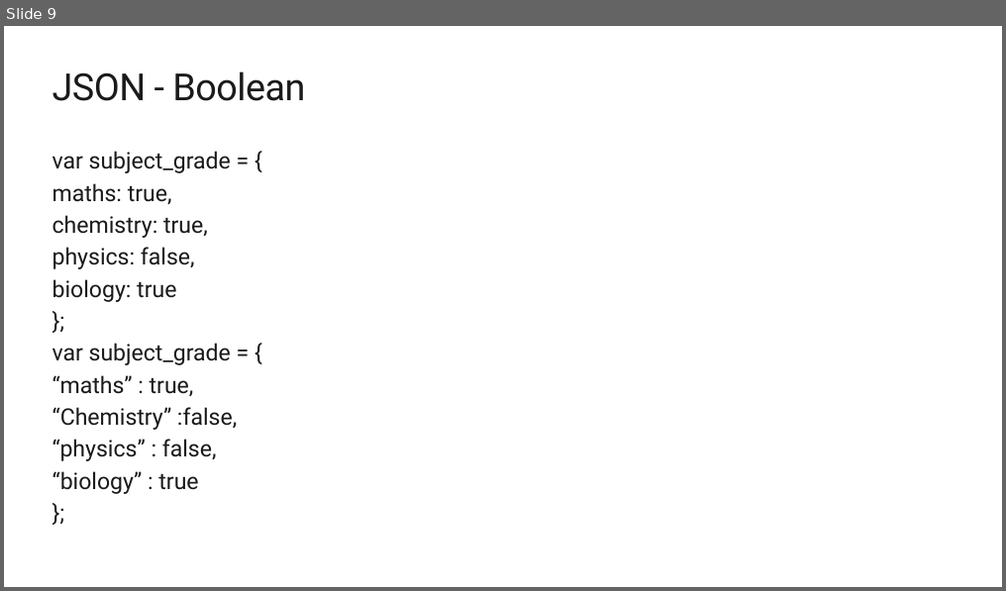
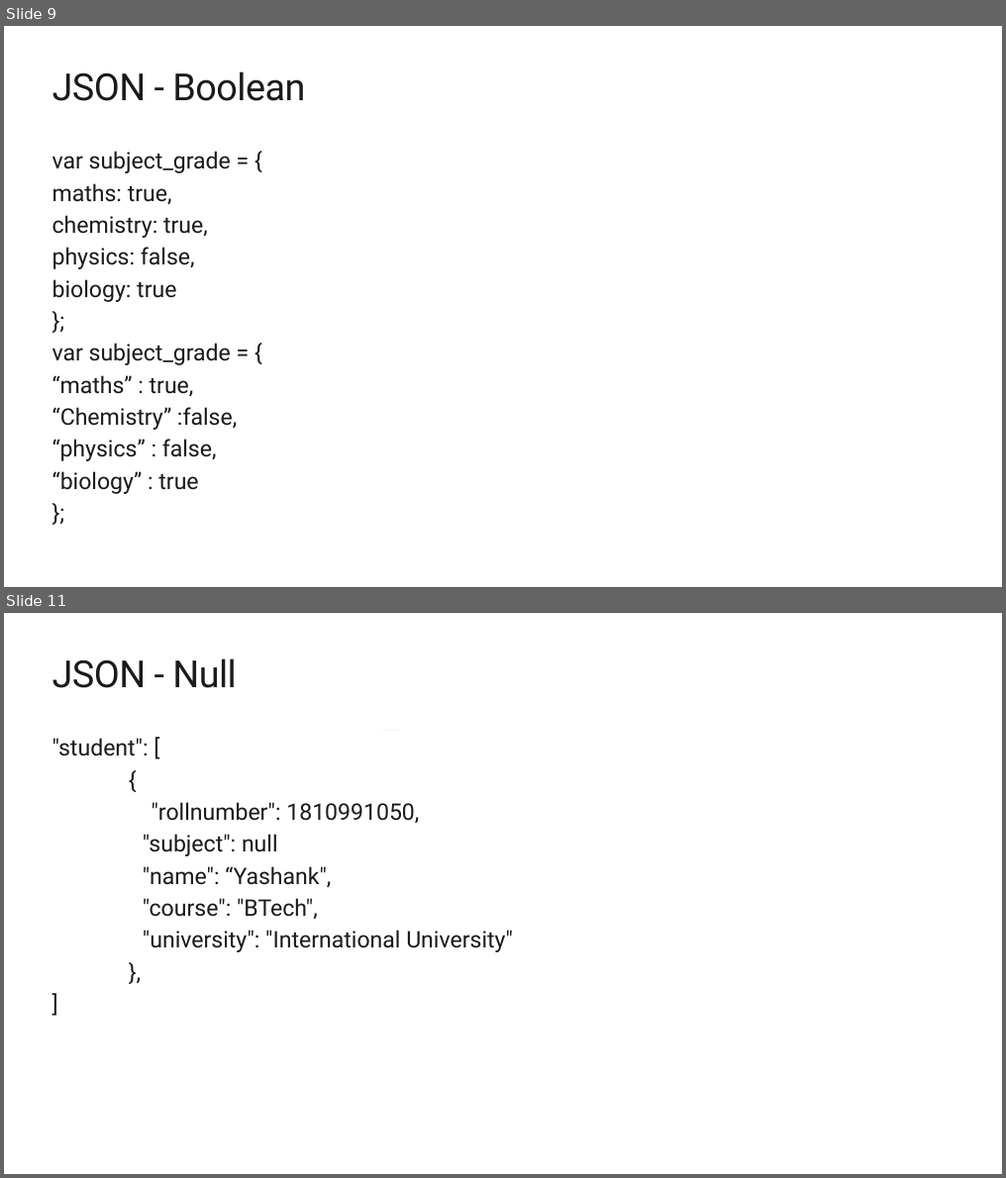
Before and after one commit to Yashank18/MSP-Workshops-Data, a slide deck: JSON_API.pptx. Shown one above the other, each under a label of ours: slide 9 before the commit, slides 9 and 11 after it; the slides between them are not shown. The pictures are 1006x591 and 1006x1178 pixels, drawn with LibreOffice and Linux fonts; fonts in the diff are those of the drawing; background and template pictures are left out. Boxes give left, top, right and bottom in pixels: in the first picture for what was removed or moved away, otherwise in the second. Text is boxed around its words. In the diff, an @@ line names an element or a change of style, - is before the commit and + after.

```diff
--- a/JSON_API.pptx
+++ b/JSON_API.pptx
@@ slide 11 added at (4,613,1002,1174), background #FFFFFF @@
@@ title added at (53,659,237,688), 36 pt, text #1A1A1A @@
+JSON - Null
@@ rectangle added at (381,730,399,730), fill #BCBCBC @@
@@ text added at (53,738,513,953), 22 pt, text #1A1A1A @@
+"student": [
+{
+"rollnumber": 1810991050,
+"subject": null
+"name": “Yashank",
+"course": "BTech",
+"university": "International University"
+},
+]
```
Also in this commit, not shown: 14 other slides added, 25 slides removed.
